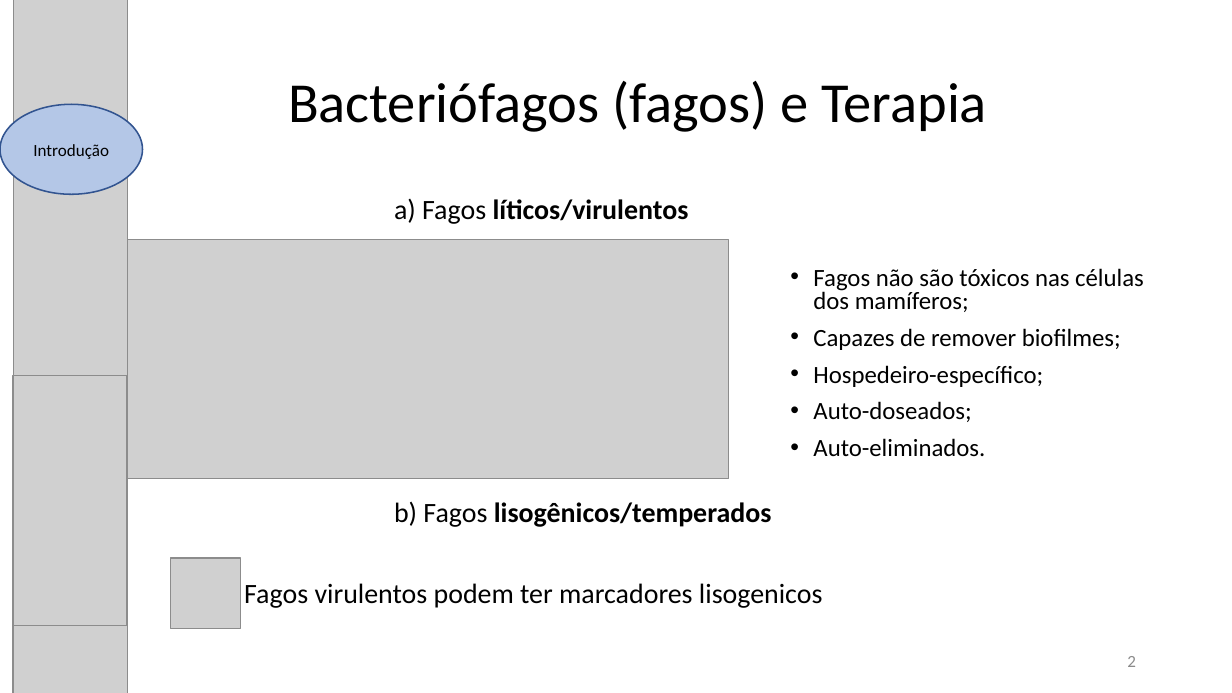
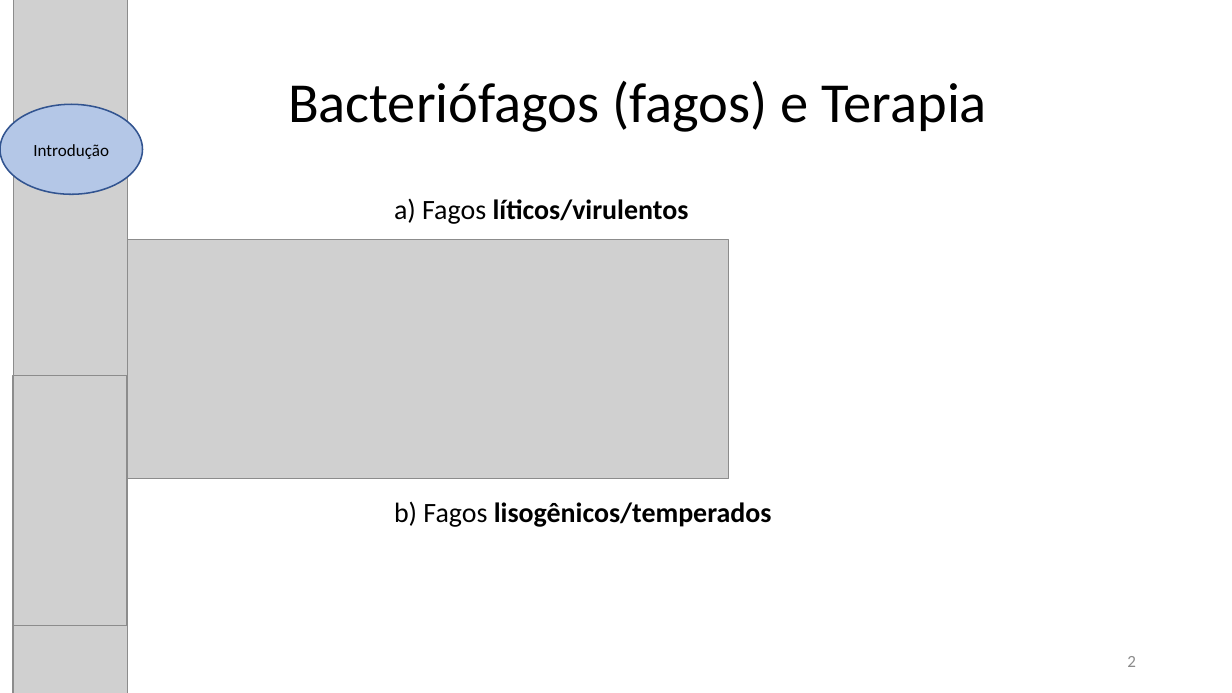
Before and after one commit to karynalysenko/Project_final, a slide deck: slide 2 of apresentacao.pptx. Drawn at 1232x693 pixels with LibreOffice and Linux fonts; fonts in the diff are those of the drawing; grey boxes stand for pictures. Boxes give left, top, right and bottom in pixels: in the first picture for what was removed or moved away, otherwise in the second. Text is boxed around its words. In the diff, an @@ line names an element or a change of style, - is before the commit and + after.

```diff
--- a/apresentacao.pptx
+++ b/apresentacao.pptx
@@ text removed at <box>813,268,1144,456</box> @@
-• Fagos não são tóxicos nas células dos mamíferos;
-• Capazes de remover biofilmes;
-• Hospedeiro-específico;
-• Auto-doseados;
-• Auto-eliminados.
@@ picture removed at <box>171,558,241,628</box> @@
@@ text removed at <box>244,583,822,608</box> @@
-Fagos virulentos podem ter marcadores lisogenicos
```
Also in this commit, not shown: 11 other slides changed, 3 slides added, 1 other file.
